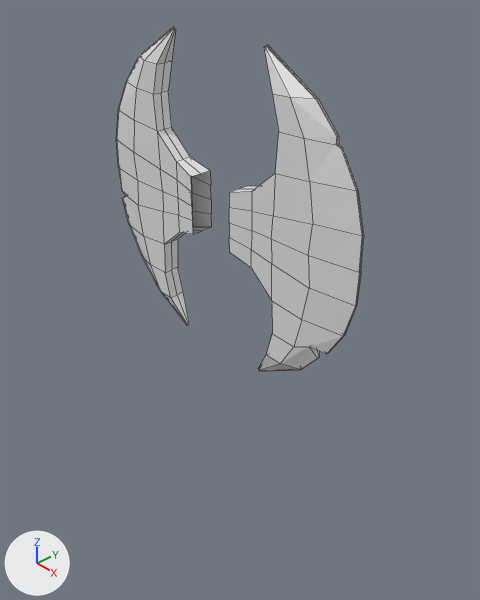
The Blender file Blender/Axe/Axe.blend as it was, and as the next commit left it.
Before and after are seen from a 50 mm camera at (2.7, -2.42, 1.57) aimed at (-0.13, 0.23, -0.74). The axes (+X, +Y, +Z) are drawn at lower left. The lights are the same throughout. The older version comes first. Mesh edges are drawn as thin lines.
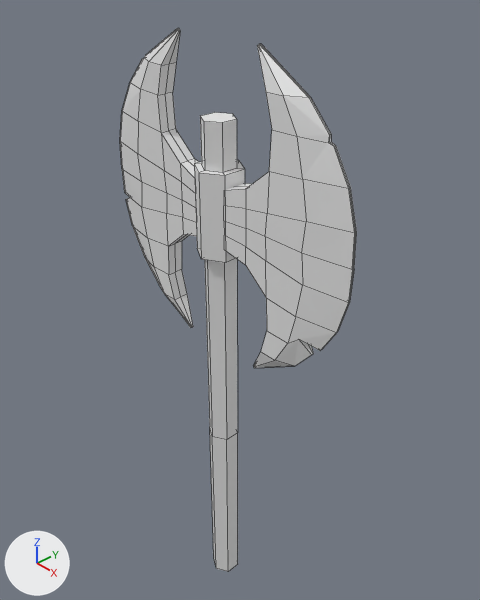
Location of each change, [x1, y1, x2, y2] in pixels of the pictures (480 x 600 px; the box of a moved part takes in the faces that stretch with it):
```json
{"object": "Plane", "change": "reshaped", "before": [116, 27, 364, 371], "after": [120, 28, 357, 368]}
{"object": "Cylinder", "change": "added", "after": [194, 112, 245, 572]}
{"part": 1, "of": "me_plane", "change": "moved or reshaped", "before": [116, 27, 212, 325], "after": [120, 28, 199, 328]}
{"part": 2, "of": "me_plane", "change": "moved or reshaped", "before": [280, 320, 343, 370], "after": [275, 317, 336, 366]}
{"part": 3, "of": "me_plane", "change": "moved or reshaped", "before": [229, 45, 364, 371], "after": [225, 44, 357, 368]}
```

Edits to the scene script, one JSON object a line:
```json
{"block": "me_plane", "where": "# used by ob_plane; location = (-0.061, 0.0, 0.0)"}
{"op": "remove", "block": "me_plane", "code": "me_plane.from_pydata(...)  # 152 vertices, 112 faces; spans x -1.05..1.05, y -0.08..0.0, z -0.98..0.98"}
{"op": "add", "block": "me_plane", "code": "me_plane.from_pydata(...)  # 152 vertices, 112 faces; spans x -1.01..1.0, y -0.08..0.0, z -0.98..0.98"}
{"block": "me_plane", "change": "me_plane part 1: the loose piece of 76 vertices spanning x -1.05..-0.17, y -0.08..0.0, z -0.98..0.98 is moved by (0.04, 0.0, 0.0)"}
{"block": "me_plane", "change": "me_plane part 2: all 2 vertices in x 0.79..0.8, y -0.04..0.0, z -0.56 are moved by (-0.08, 0.0, 0.01)"}
{"block": "me_plane", "change": "me_plane part 3: 74 of the vertices in x 0.17..1.05, y -0.08..0.0, z -0.98..0.98 are moved by (-0.05, 0.0, 0.0)"}
{"op": "add", "block": "me_cylinder", "code": ["me_cylinder = bpy.data.meshes.new('Cylinder')", "me_cylinder.from_pydata(...)  # 42 vertices, 38 faces; spans x -1.25..1.25, y -1.44..1.44, z -1.0..1.0"]}
{"op": "add", "block": "ob_cylinder", "code": ["ob_cylinder = bpy.data.objects.new('Cylinder', me_cylinder)", "ob_cylinder.location = (-0.061, 0.0, -1.299)", "ob_cylinder.scale = (0.106, 0.106, 1.85)"]}
```
